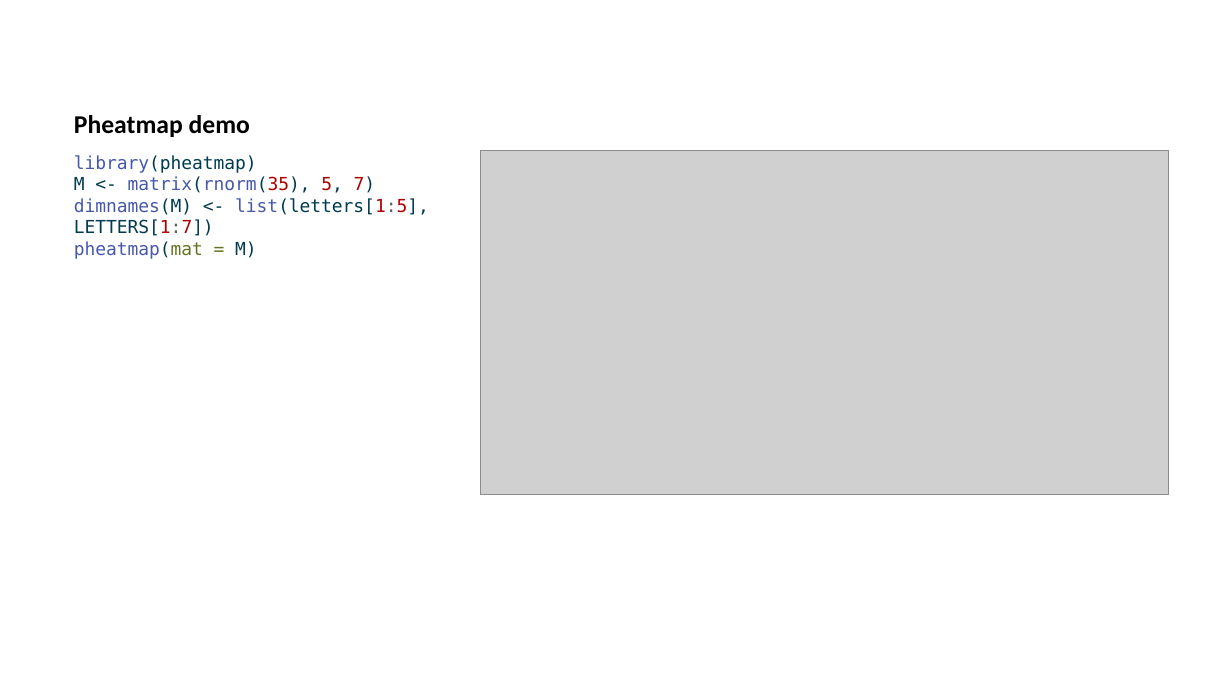
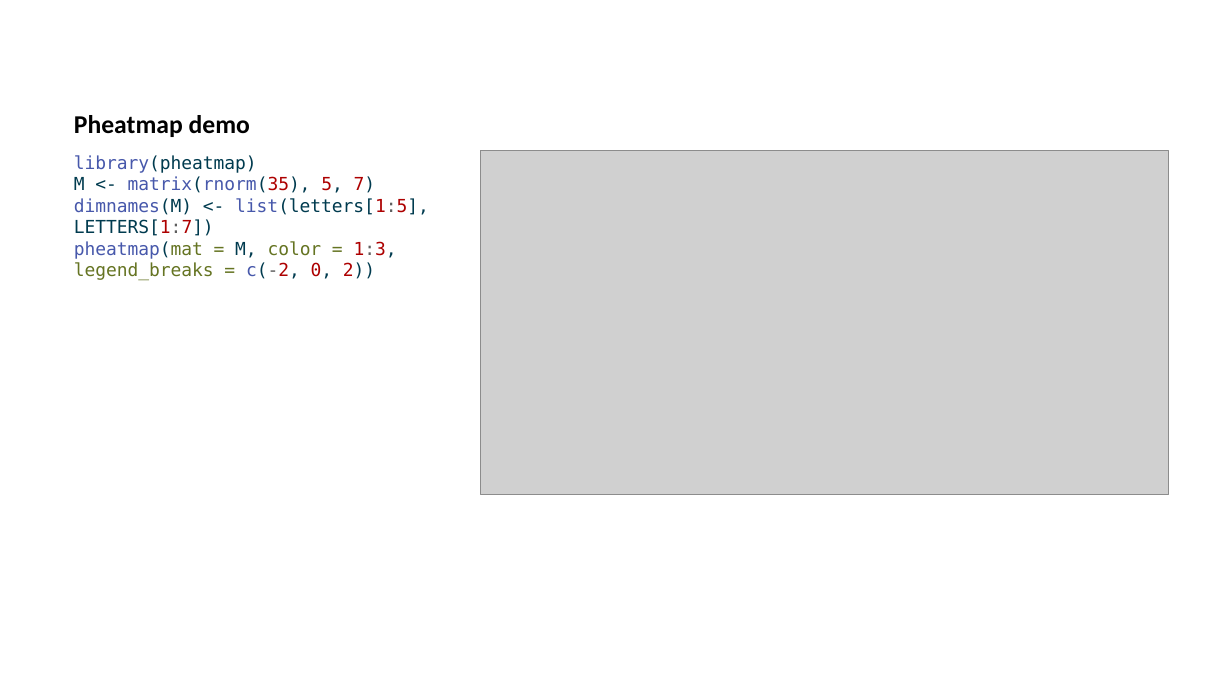
Before and after one commit to IFB-ElixirFr/EBIII_N2, a slide deck: slide 4 of 01R/99_slides_with_code.pptx. Drawn at 1232x693 pixels with LibreOffice and Linux fonts; fonts in the diff are those of the drawing; grey boxes stand for pictures. Boxes give left, top, right and bottom in pixels: in the first picture for what was removed or moved away, otherwise in the second. Text is boxed around its words. In the diff, an @@ line names an element or a change of style, - is before the commit and + after.

```diff
--- a/01R/99_slides_with_code.pptx
+++ b/01R/99_slides_with_code.pptx
@@ text at bbox=[74, 155, 429, 281]: text changed @@
-library(pheatmap)
-M <- matrix(rnorm(35), 5, 7)
-dimnames(M) <- list(letters[1:5], LETTERS[1:7])
-pheatmap(mat = M)
+library(pheatmap)
+M <- matrix(rnorm(35), 5, 7)
+dimnames(M) <- list(letters[1:5], LETTERS[1:7])
+pheatmap(mat = M, color = 1:3, legend_breaks = c(-2, 0, 2))
```
Also in this commit, not shown: 1 other slide changed, 3 other files.
